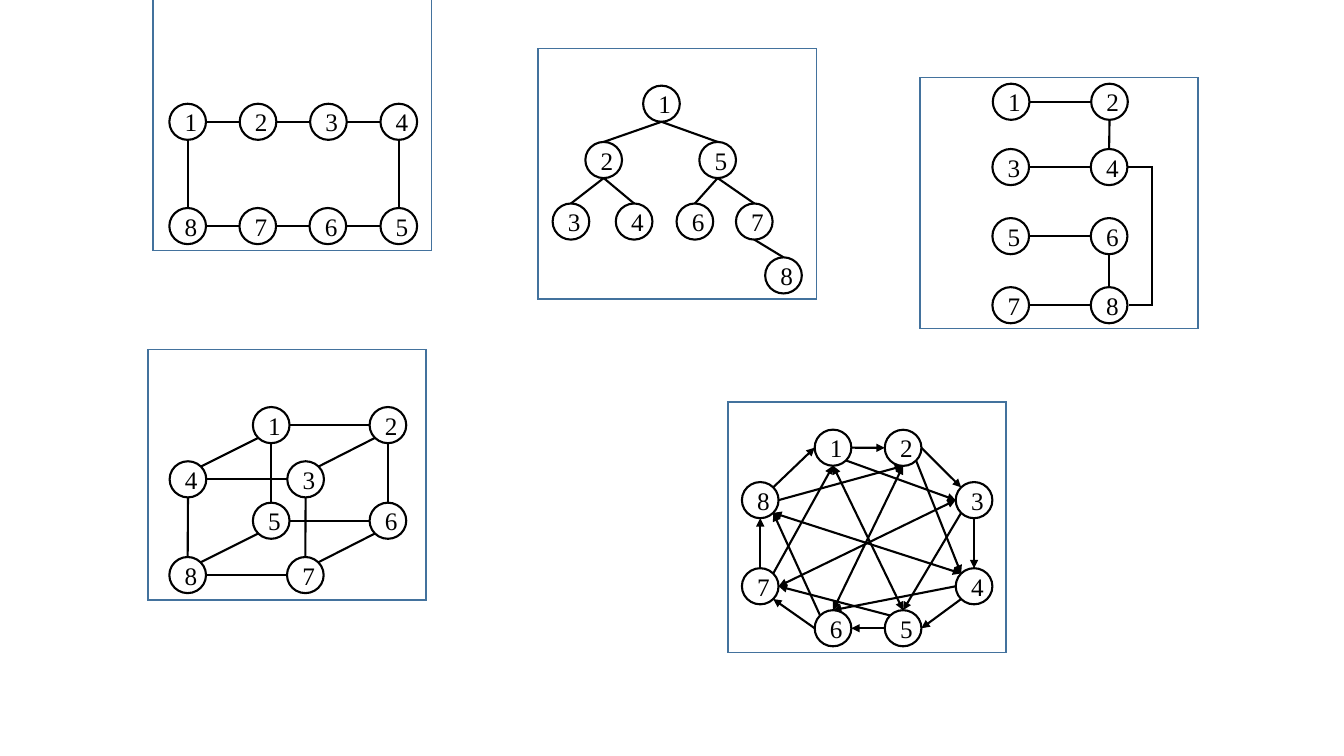
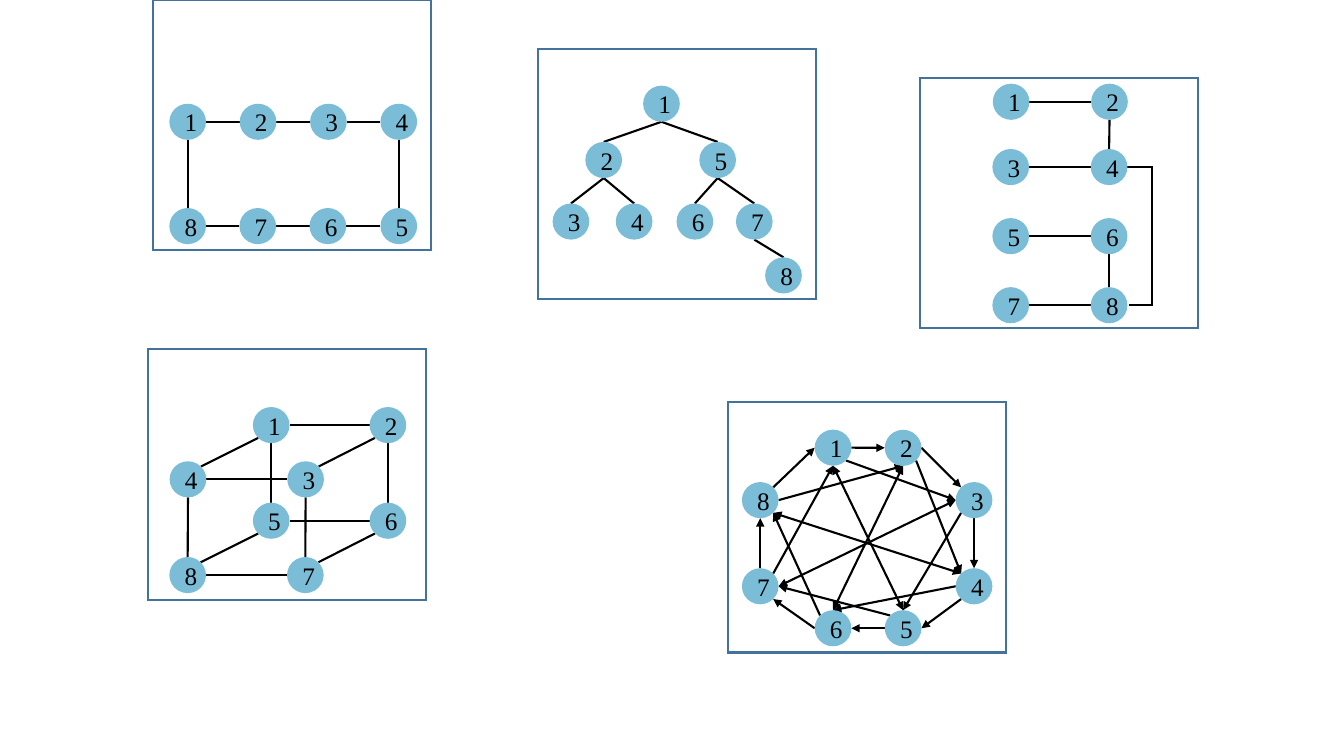
Before and after one commit to EternalLied/zjuthesis-syp, a slide deck: slide 16 of figure/大论文作图.pptx. Drawn at 1344x756 pixels with LibreOffice and Linux fonts; fonts in the diff are those of the drawing. Boxes give left, top, right and bottom in pixels: in the first picture for what was removed or moved away, otherwise in the second. Text is boxed around its words. In the diff, an @@ line names an element or a change of style, - is before the commit and + after.

```diff
--- a/figure/大论文作图.pptx
+++ b/figure/大论文作图.pptx
@@ outline #43739E 1 pt to #43739E 1.5 pt in 5 elements at [921, 78, 1199, 329], [538, 48, 817, 299], [153, 0, 432, 251], [148, 350, 426, 601], [728, 402, 1006, 653] @@
@@ fill none to #7BBDD7; outline #000000 1.5 pt to none in 40 elements at [169, 208, 206, 244], [240, 104, 276, 140], [310, 208, 346, 244], [169, 104, 206, 140], [311, 104, 347, 140], [380, 104, 416, 140], [240, 208, 276, 244], [380, 208, 416, 244], [643, 86, 680, 122], [586, 142, 622, 178], [700, 142, 736, 178], [553, 204, 589, 240], [616, 204, 652, 240], [677, 204, 713, 240], [736, 204, 772, 240], [765, 257, 802, 293], [1091, 287, 1127, 324], [1092, 84, 1128, 120], [993, 84, 1029, 120], [993, 287, 1029, 324], [993, 149, 1029, 186], [1091, 149, 1127, 186], [1091, 218, 1127, 254], [993, 218, 1029, 254], [742, 569, 778, 605], [815, 430, 851, 466], [885, 610, 922, 646], [742, 482, 778, 518], [885, 430, 922, 466], [956, 482, 992, 518], [815, 610, 851, 646], [956, 569, 992, 605], [169, 462, 206, 498], [370, 407, 406, 444], [253, 407, 289, 444], [287, 462, 324, 498], [169, 558, 206, 594], [370, 503, 406, 539], [253, 503, 289, 539], [287, 558, 324, 594] @@
```
Also in this commit, not shown: 1 other slide changed, 1 slide added, 24 other files.
